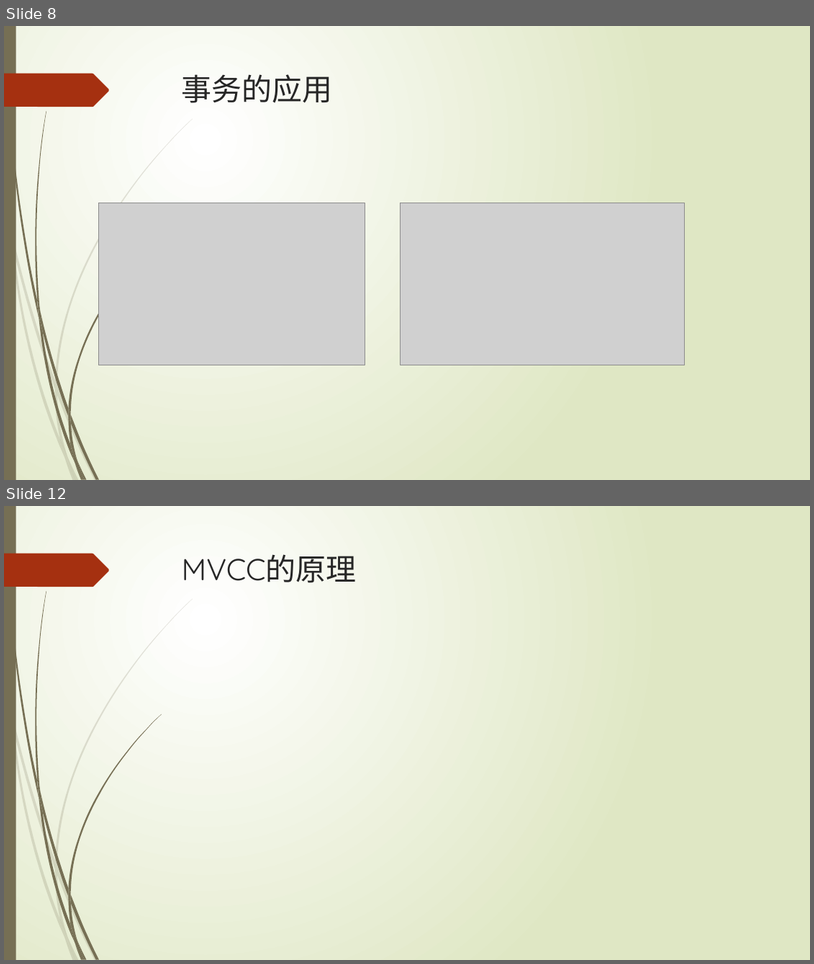
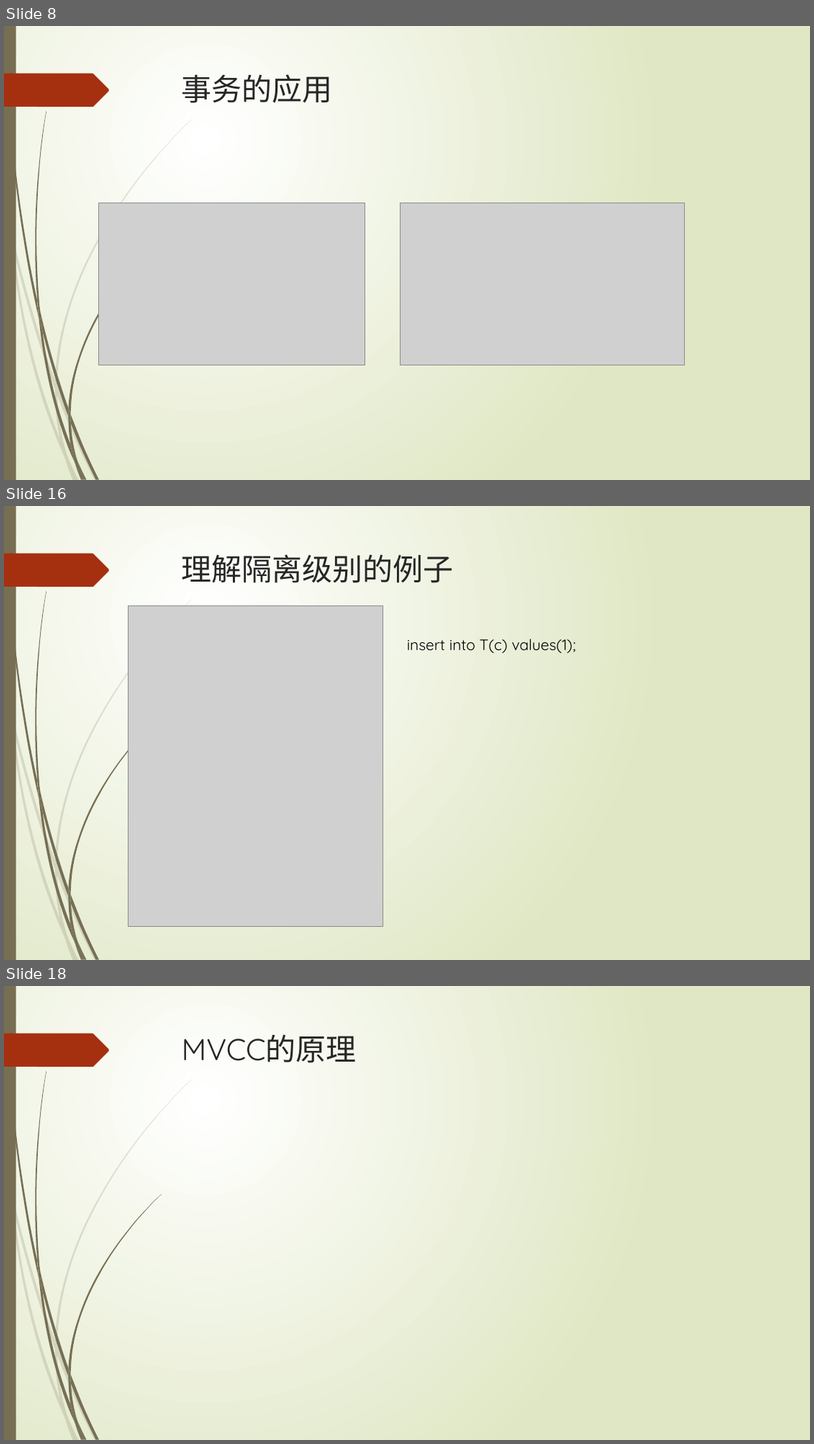
Before and after one commit to TopSpoofer/learning, a slide deck: mysql/mysql的事务实现.pptx. Shown one above the other, each under a label of ours: slides 8 and 12 before the commit, slides 8, 16 and 18 after it; the slides between them are not shown. The pictures are 814x964 and 814x1444 pixels, drawn with LibreOffice and Linux fonts; fonts in the diff are those of the drawing; grey boxes stand for pictures. Boxes give left, top, right and bottom in pixels: in the first picture for what was removed or moved away, otherwise in the second. Text is boxed around its words. In the diff, an @@ line names an element or a change of style, - is before the commit and + after.

```diff
--- a/mysql/mysql的事务实现.pptx
+++ b/mysql/mysql的事务实现.pptx
@@ slide 16 added at <box>4,506,810,960</box>, background gradient #FFFFFF to #DFE8C4; not listed: 24 template elements that a slide beside it also shows @@
@@ title added at <box>182,554,454,583</box>, 36 pt, text #262626 @@
+理解隔离级别的例子
@@ picture added at <box>128,606,383,926</box> @@
@@ text added at <box>407,638,576,653</box>, 18 pt, text #000000 @@
+insert into T(c) values(1);
@@ what was slide 12 is now slide 18 @@
```
Also in this commit, not shown: 3 slides changed, 5 other slides added.
